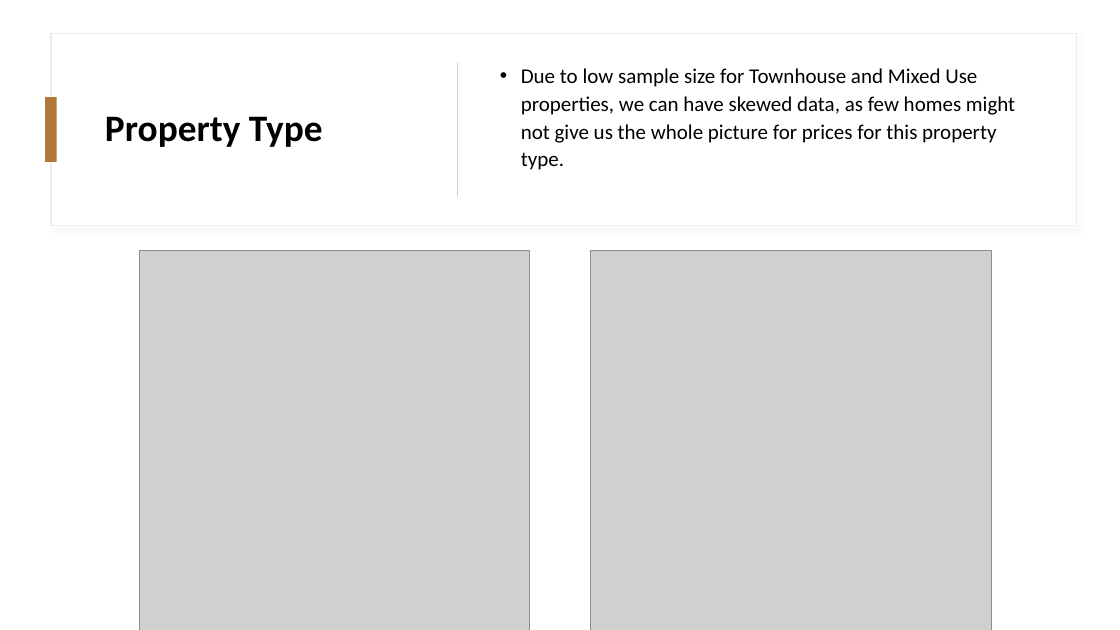
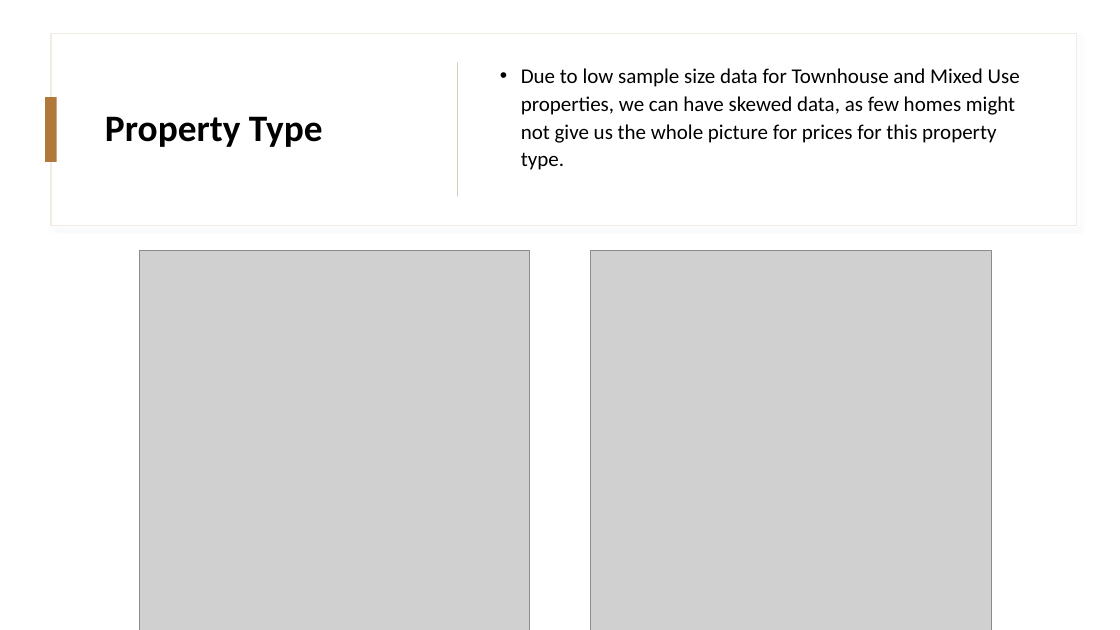
Before and after one commit to izinex/Springboard-Data-Science, a slide deck: slide 10 of Capstone 2/NYC_house_ppt.pptx (slide 9 before the commit). Drawn at 1120x630 pixels with LibreOffice and Linux fonts; fonts in the diff are those of the drawing; grey boxes stand for pictures. Boxes give left, top, right and bottom in pixels: in the first picture for what was removed or moved away, otherwise in the second. Text is boxed around its words. In the diff, an @@ line names an element or a change of style, - is before the commit and + after.

```diff
--- a/Capstone 2/NYC_house_ppt.pptx
+++ b/Capstone 2/NYC_house_ppt.pptx
@@ text at [521,68,1020,170]: text changed @@
-• Due to low sample size for Townhouse and Mixed Use properties, we can have skewed data, as few homes might not give us the whole picture for prices for this property type.
+• Due to low sample size data for Townhouse and Mixed Use properties, we can have skewed data, as few homes might not give us the whole picture for prices for this property type.
```
Also in this commit, not shown: 1 slide added, 27 other files.
